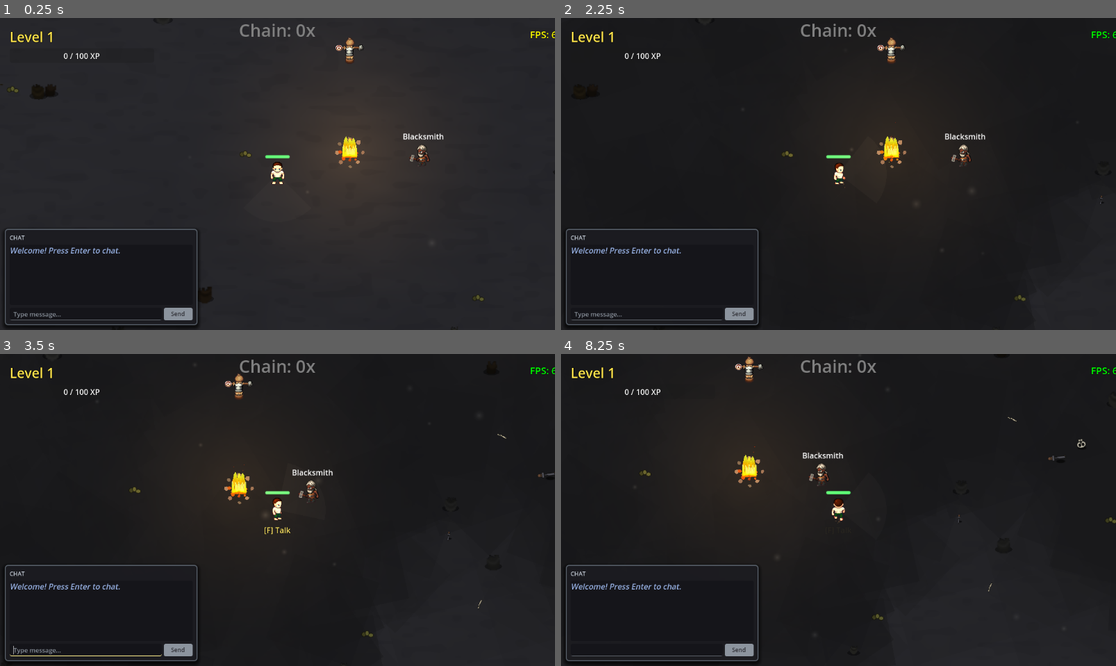
Above: before the commit, frames 1-4 (two rows, left to right).
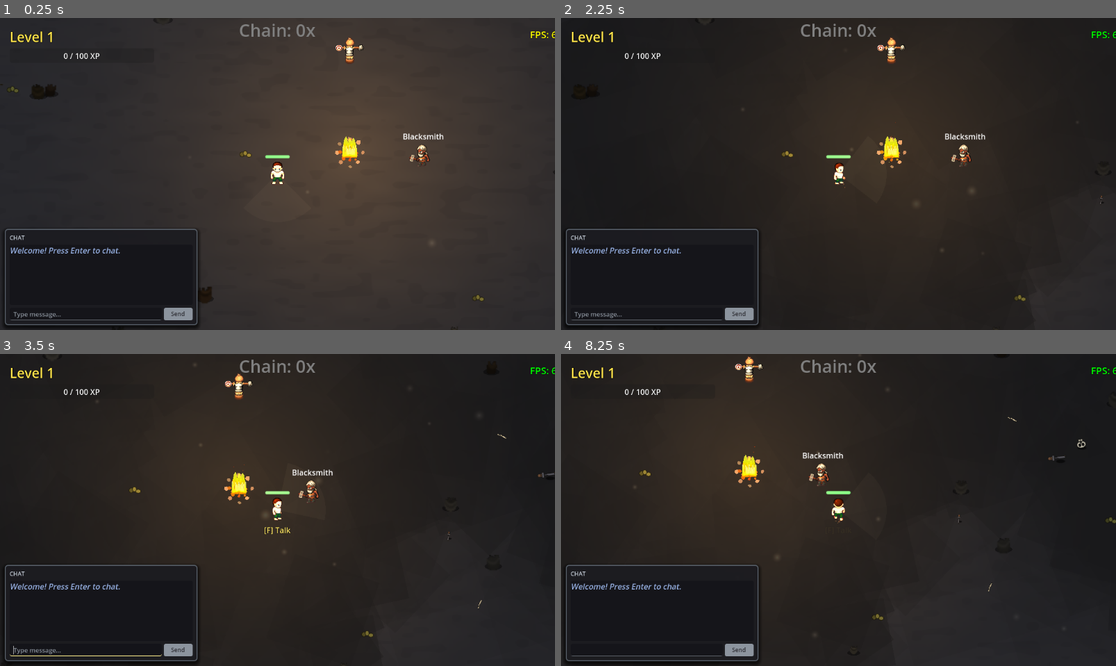
Above: after the commit, the same moments.

Repository: crimes86/godot-combat-game
Game: Godot game, scene res://main.tscn
Same seed, same stepped clock (60 frames per second), same inputs: the game is played once before the commit and once after it. This scene is started directly instead of the project's main scene. Sound files missing from this copy of the repository are replaced by a short silence.
Inputs (mouse positions are in pixels of both pictures, inside the frame that each line leads up to):
- Up to frame 1 (0.25 s): no input
- Up to frame 2 (2.25 s): click (644, 314) at 0.52 s; type "12" at 0.6 s; click "Send" at 1.25 s; tap Enter at 2 s; move the mouse to (960, 158) at 2.02 s; hold D (move_right) from 2.03 s (still down); hold F from 2.03 s (still down); click (960, 158) at 2.17 s
- Up to frame 3 (3.5 s): tap Space at 2.27 s; release D (move_right) at 2.75 s; release F at 2.75 s; tap Enter at 2.75 s; drag from (166, 525) to (310, 488) at 2.77 s
- Up to frame 4 (8.25 s): tap Enter at 3.5, 5.1, 5.75 s; move the mouse to (894, 441) at 3.52 s; hold D (move_right) 3.53-4.25 s; tap C at 3.6, 8.1 s; drag from (810, 572) to (805, 488) at 4.27 s; tap Space at 5, 5.27, 6.5 s; move the mouse to (1005, 556) at 5.02 s; hold A (move_left) 5.03-5.75 s; drag from (672, 463) to (749, 419) at 5.77 s; move the mouse to (866, 510) at 6.52 s; hold S (move_down) 6.53-7.25 s; hold F 6.53-7.25 s; click (866, 510) at 6.67 s; drag from (755, 432) to (727, 525) at 7.27 s; move the mouse to (960, 494) at 8.02 s; hold W (move_up) from 8.03 s (still down)

The runs differ from the first frame. In frame 1, 1.2% of the frame differs, in the area x 43-88%, y 6-91%; in frame 2, 0.5%; in frame 3, 0.5%; in frame 4, 0.5%.

Commit message:
Fix fallen tree shadows, loot sparkle position, and increase campfire glow
- Fix fallen tree shadow rotation and positioning to align with trunk
- Move loot sparkles to center mass of trunk instead of tip/branches
- Increase campfire light radius and brightness for better visibility

🤖 Generated with [Claude Code](https://claude.com/claude-code)

Co-Authored-By: Claude <noreply@anthropic.com>

Diff:
--- a/scripts/environment/HarvestableTree.gd
+++ b/scripts/environment/HarvestableTree.gd
@@ -608,10 +608,11 @@
 	# Expand the interaction area to cover the fallen trunk
 	expand_interaction_area_for_fallen_tree(fall_direction, fall_offset)
 
-	# Add sparkle effect at the CENTER of the fallen trunk
-	# Tree rotates around base, so trunk center is offset horizontally
+	# Add sparkle effect at the CENTER MASS of the fallen trunk (lower trunk, not branches)
+	# Tree rotates around base, so center mass is about 20-25% out from base (thicker trunk area)
+	# The tip/branches are at 100%, so 0.2 puts sparkles on the solid trunk portion
 	var sparkle_position = Vector2(
-		fall_direction * tree_height * 0.35,  # Trunk center in fall direction
+		fall_direction * tree_height * 0.2,  # Center mass of trunk (not tip/branches)
 		tree_height * 0.5  # Match interaction area Y position
 	)
 	add_loot_indicator(sparkle_position)
@@ -734,24 +735,36 @@
 	if not tree_sprite or not tree_sprite.texture:
 		return
 
+	# Get tree dimensions for shadow sizing
+	var tex_height = tree_sprite.texture.get_height()
+	var tex_width = tree_sprite.texture.get_width()
+	var tree_height_scaled = tex_height * tree_sprite.scale.y
+	var tree_width_scaled = tex_width * tree_sprite.scale.x
+
 	# Create a simple ellipse shadow using a ColorRect with shader or just a dark sprite
 	var shadow_sprite = Sprite2D.new()
 	shadow_sprite.name = "FallenTreeShadow"
 
-	# Create a simple gradient ellipse shadow image
-	var shadow_width = 120
-	var shadow_height = 30
-	var shadow_img = Image.create(shadow_width, shadow_height, false, Image.FORMAT_RGBA8)
+	# Create an elongated shadow for the fallen trunk (long and narrow)
+	# Shadow should be oriented horizontally since tree falls sideways
+	var shadow_length = int(tree_height_scaled * 0.7)  # Length matches trunk
+	var shadow_width = int(tree_width_scaled * 0.4)  # Width is narrower
+
+	# Ensure minimum sizes
+	shadow_length = max(shadow_length, 80)
+	shadow_width = max(shadow_width, 20)
+
+	var shadow_img = Image.create(shadow_length, shadow_width, false, Image.FORMAT_RGBA8)
 	shadow_img.fill(Color(0, 0, 0, 0))
 
 	# Draw a soft ellipse shadow
-	var center_x = shadow_width / 2.0
-	var center_y = shadow_height / 2.0
-	for x in range(shadow_width):
-		for y in range(shadow_height):
+	var center_x = shadow_length / 2.0
+	var center_y = shadow_width / 2.0
+	for x in range(shadow_length):
+		for y in range(shadow_width):
 			# Ellipse distance calculation
-			var dx = (float(x) - center_x) / (shadow_width / 2.0)
-			var dy = (float(y) - center_y) / (shadow_height / 2.0)
+			var dx = (float(x) - center_x) / (shadow_length / 2.0)
+			var dy = (float(y) - center_y) / (shadow_width / 2.0)
 			var dist = sqrt(dx * dx + dy * dy)
 			if dist < 1.0:
 				# Soft falloff from center
@@ -760,9 +773,17 @@
 
 	shadow_sprite.texture = ImageTexture.create_from_image(shadow_img)
 	shadow_sprite.centered = true
-	shadow_sprite.scale = tree_sprite.scale * Vector2(1.5, 1.0)  # Scale with tree
-	shadow_sprite.rotation = fall_direction * deg_to_rad(85)  # Match fallen tree rotation
-	shadow_sprite.position = tree_start_pos + fall_offset + Vector2(fall_direction * 20, 25)  # Under the fallen trunk
+
+	# Shadow is already created horizontally oriented (long on X axis)
+	# No rotation needed - just position it under the fallen trunk
+	shadow_sprite.rotation = 0.0
+
+	# Position shadow at center of fallen trunk
+	# Tree falls from its base, so trunk center is half the tree height in fall direction
+	var trunk_center_x = fall_direction * tree_height_scaled * 0.4
+	var trunk_y = tree_start_pos.y + 20  # Slightly below ground level for shadow
+	shadow_sprite.position = Vector2(trunk_center_x, trunk_y)
+
 	shadow_sprite.z_index = -1  # Behind everything
 	shadow_sprite.modulate = Color(1, 1, 1, 0)  # Start invisible
 
--- a/scripts/systems/Campfire.gd
+++ b/scripts/systems/Campfire.gd
@@ -406,9 +406,9 @@
 	# Create light source
 	fire_light = PointLight2D.new()
 	fire_light.enabled = true
-	fire_light.texture_scale = 3.0
+	fire_light.texture_scale = 6.0  # Larger glow radius
 	fire_light.color = Color(1.0, 0.65, 0.25)  # Warm orange
-	fire_light.energy = 1.0  # Moderate base energy
+	fire_light.energy = 1.5  # Brighter base energy
 	fire_light.shadow_enabled = true
 	fire_light.shadow_filter = Light2D.SHADOW_FILTER_PCF5
 	fire_light.blend_mode = Light2D.BLEND_MODE_ADD
@@ -1730,8 +1730,8 @@
 		fire_light.color = Color(color_r, color_g, color_b)
 
 		# Increase light intensity with fuel, adjusted for time of day
-		var base_energy = 1.2
-		var bonus_energy = total_fuel_percent * 0.4  # Up to +40% brightness
+		var base_energy = 1.8
+		var bonus_energy = total_fuel_percent * 0.6  # Up to +60% brightness
 		var fuel_energy = base_energy + bonus_energy
 
 		# Scale light based on time of day (dim during day, bright at night)
@@ -1741,11 +1741,11 @@
 		# Map: night (0.51) -> full energy, day (0.99) -> very dim
 		var day_factor = inverse_lerp(0.51, 0.99, time_brightness)
 		day_factor = clamp(day_factor, 0.0, 1.0)
-		# At night: 1.8x multiplier for warm glow, at day: 0.05x for barely visible
-		var time_multiplier = lerp(1.8, 0.05, day_factor)
+		# At night: 2.2x multiplier for warm glow, at day: 0.08x for barely visible
+		var time_multiplier = lerp(2.2, 0.08, day_factor)
 		fire_light.energy = fuel_energy * time_multiplier
-		# Scale light radius - warm glow aura at night, small at day
-		var base_texture_scale = lerp(4.0, 1.5, day_factor)  # 4.0x at night, 1.5x at day
+		# Scale light radius - larger warm glow aura at night, small at day
+		var base_texture_scale = lerp(8.0, 2.5, day_factor)  # 8.0x at night, 2.5x at day
 		fire_light.texture_scale = base_texture_scale
 
 	# Update collision area to match largest active aura radius
